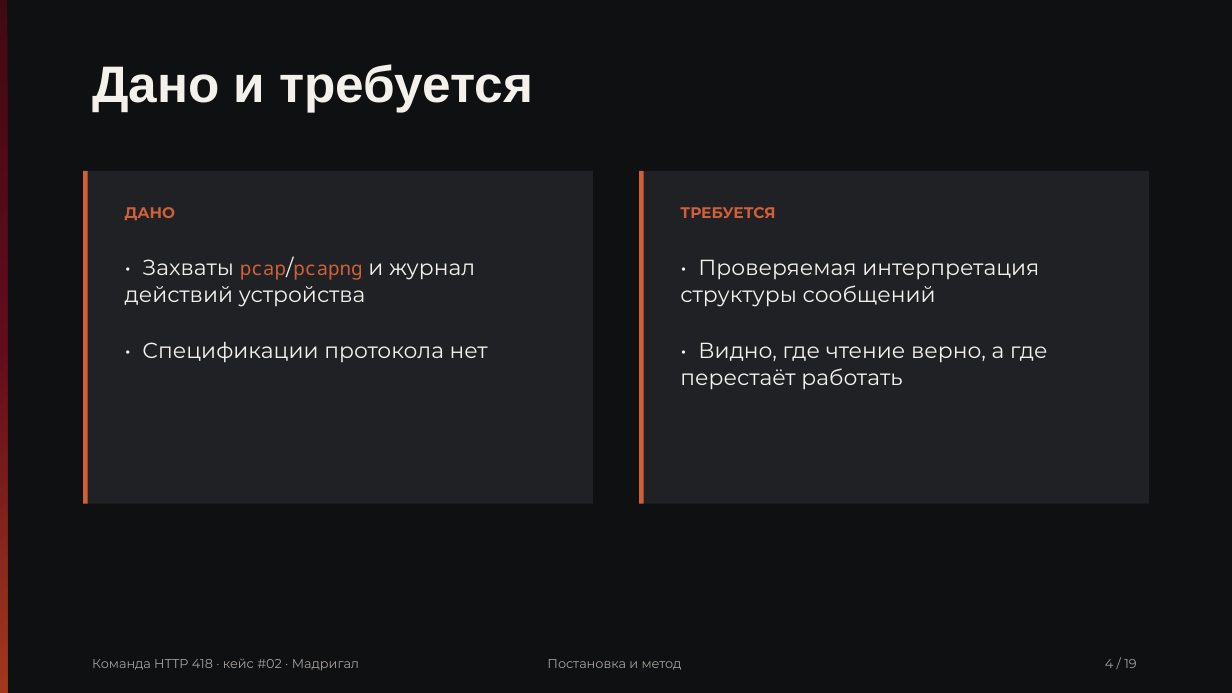
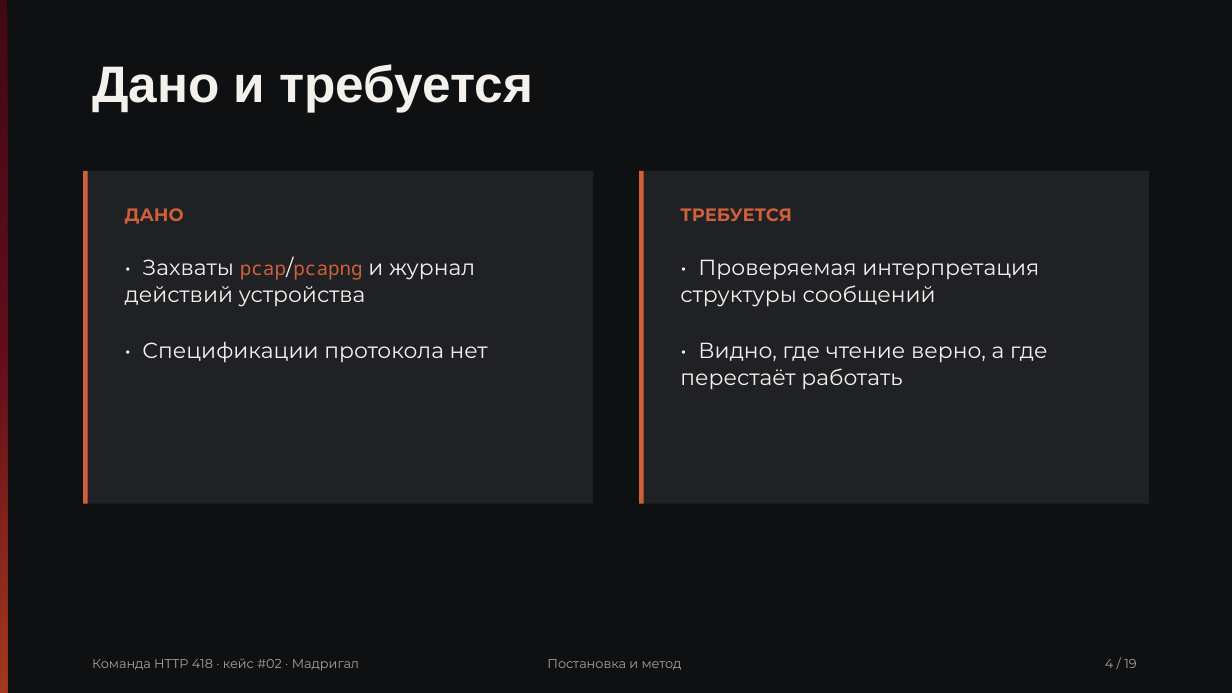
Before and after one commit to Pavel1778/madrigal-protocol-lab, a slide deck: slide 4 of presentation/slides.pptx. Drawn at 1232x693 pixels with LibreOffice and Linux fonts; fonts in the diff are those of the drawing. Boxes give left, top, right and bottom in pixels: in the first picture for what was removed or moved away, otherwise in the second. Text is boxed around its words. In the diff, an @@ line names an element or a change of style, - is before the commit and + after.

```diff
--- a/presentation/slides.pptx
+++ b/presentation/slides.pptx
@@ text "ДАНО" at (x1=125, y1=208, x2=184, y2=224): size 12 to 14 pt @@
@@ text "ТРЕБУЕТСЯ" at (x1=680, y1=208, x2=791, y2=221): size 12 to 14 pt @@
```
Also in this commit, not shown: 9 other slides changed, 11 other files.
